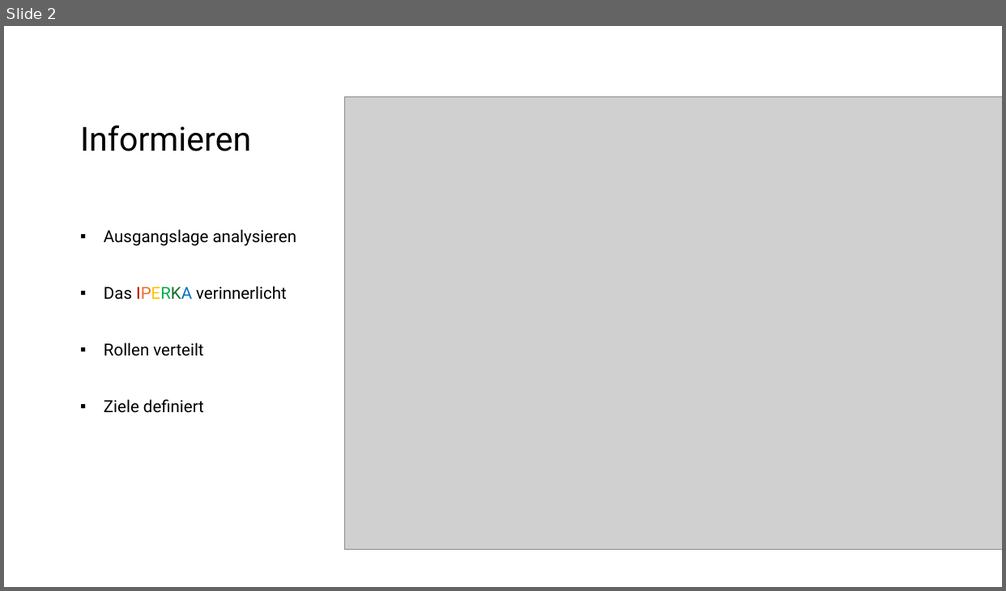
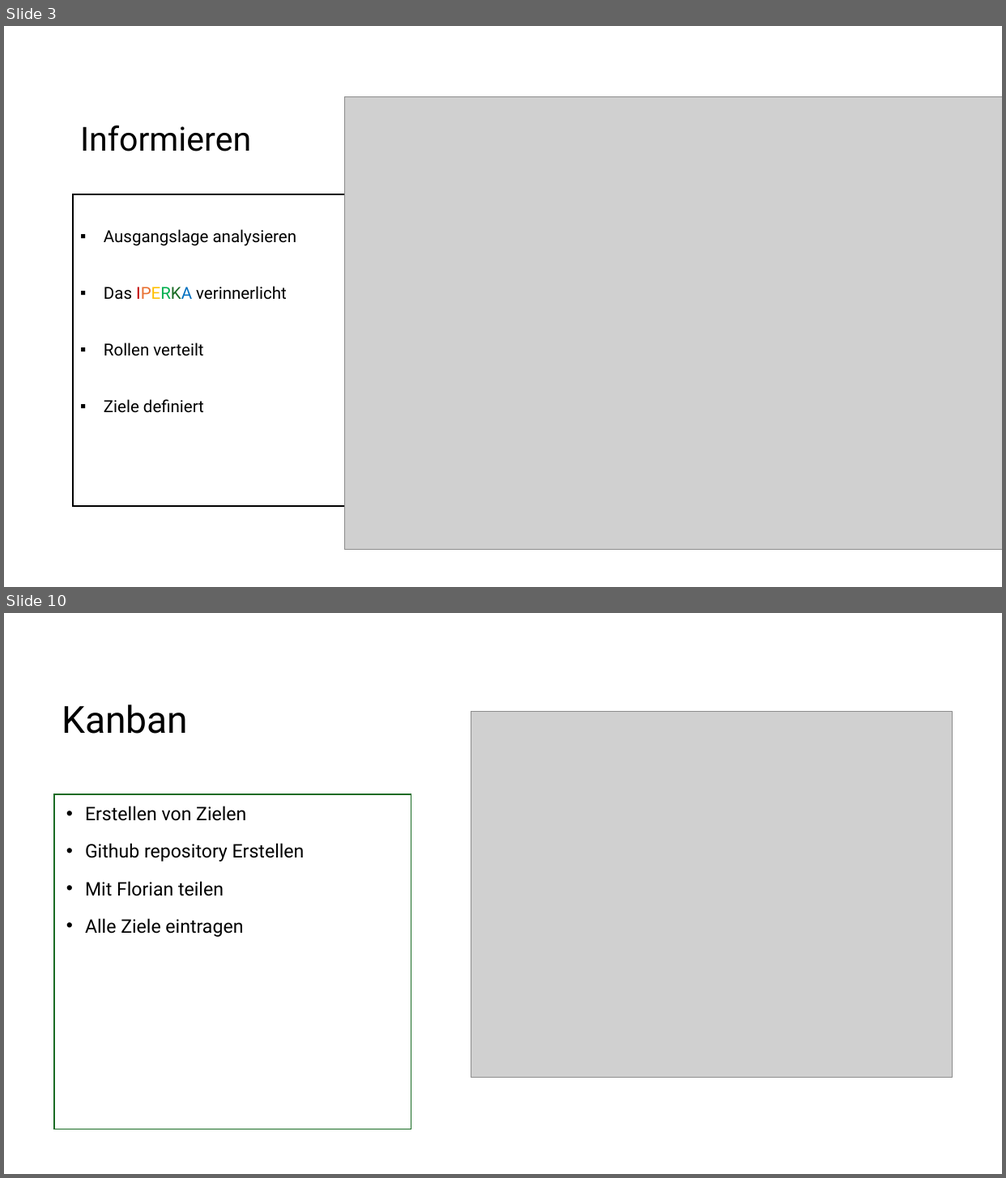
Before and after one commit to Emele-bzra/project-modul431, a slide deck: Material/präsentation_slarachare_games.pptx. Shown one above the other, each under a label of ours: slide 2 before the commit, slides 3 and 10 after it; the slides between them are not shown. The pictures are 1006x591 and 1006x1178 pixels, drawn with LibreOffice and Linux fonts; fonts in the diff are those of the drawing; grey boxes stand for pictures. Boxes give left, top, right and bottom in pixels: in the first picture for what was removed or moved away, otherwise in the second. Text is boxed around its words. In the diff, an @@ line names an element or a change of style, - is before the commit and + after.

Commit message:
ha alles bid realitasion gmacht chasch nochli s design apasse und sache überprüefe

```diff
--- a/Material/präsentation_slarachare_games.pptx
+++ b/Material/präsentation_slarachare_games.pptx
@@ slide 10 added at box(4, 613, 1002, 1174), background #FFFFFF @@
@@ title added at box(62, 705, 188, 734), 36 pt, text #000000 @@
+Kanban
@@ picture added at box(471, 711, 952, 1077) @@
@@ text added at box(54, 794, 411, 1130), fill #FFFFFF, outline #196B24 1.5 pt, 18 pt, text #000000 @@
+• Erstellen von Zielen
+• Github repository Erstellen
+• Mit Florian teilen
+• Alle Ziele eintragen
@@ what was slide 2 is now slide 3 @@
@@ slide 3 changed as well @@
@@ text "Ausgangslage analysieren": place and size @@
-text "Ausgangslage analysieren" at box(104, 229, 297, 413)
+text "Ausgangslage analysieren" at box(73, 194, 394, 506)
@@ text "Ausgangslage analysieren" at box(73, 194, 394, 506): fill none to #FFFFFF; outline none to #000000 1.5 pt @@
```
Also in this commit, not shown: 1 other slide changed, 19 other slides added, 2 slides removed.
